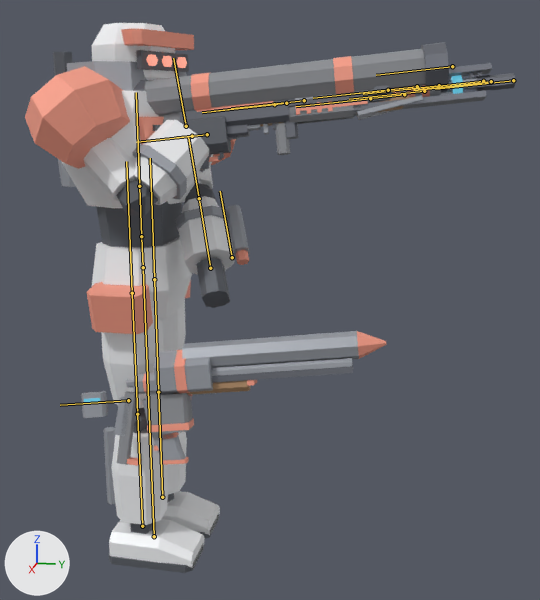
A saved change to the glTF model game/player/robot/bulwark.glb.
The view is the same before and after, from a camera (50 mm lens) standing at (2.227, 0.859, 1.431) and looking at (0.001, 0.413, 0.875). The axes (+X, +Y, +Z) are drawn at lower left. The lights are the same throughout. The picture after the commit comes second. Both versions are drawn at frame 7 of the action 'reload_rocket_launcher'; the numbers are the values there. The bones that change, and the others that lie on the model, are drawn over the model as lines.

Objects in the first picture: 'Bulwark'.
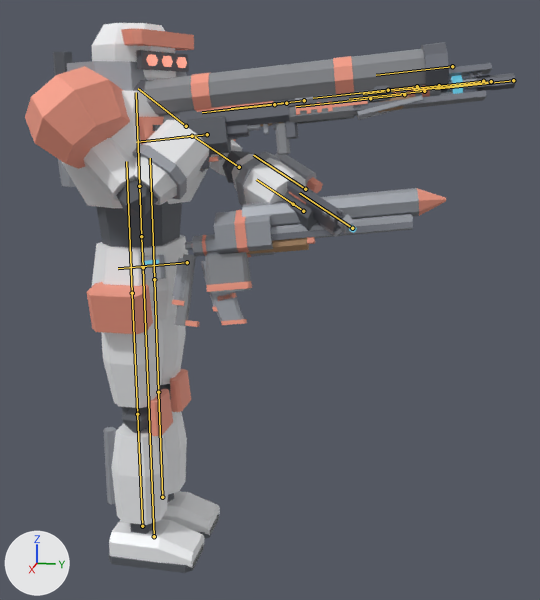
Where the change shows, as pixel boxes (x1, y1, x2, y2) in the pictures (540 x 600 px):
'Bulwark', posed: (25, 23, 515, 573) in both
bone 'upper_arm_l', root to tip: before (186, 126) to (173, 58); after (186, 126) to (138, 88)
bone 'pistol_mag', root to tip: before (128, 400) to (60, 405); after (187, 262) to (118, 268)

The change in detail:
Bone 'upper_arm_l' (bone_upper_arm_l) turns from (47, -50, -19) to (68, -17, -28) degrees about its own x, y and z.
Bone 'pistol_mag' (bone_pistol_mag) moves from (0.0, 0.3, 0.75) to (-0.04, 0.1, 0.36).
